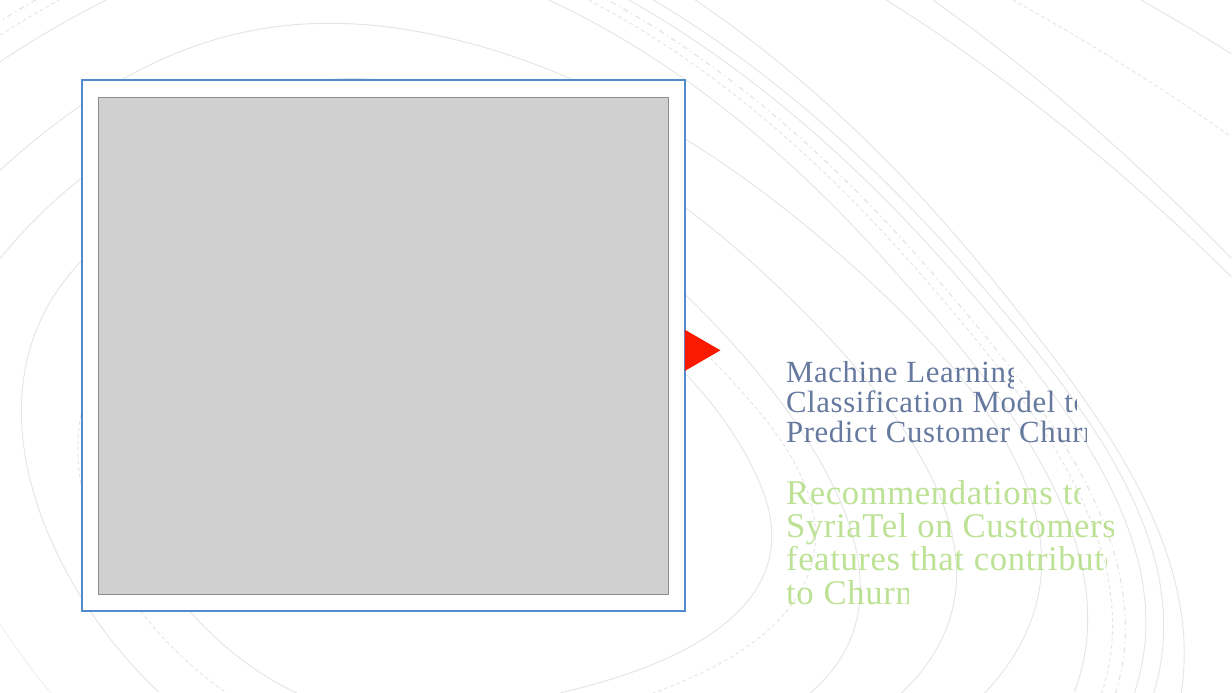
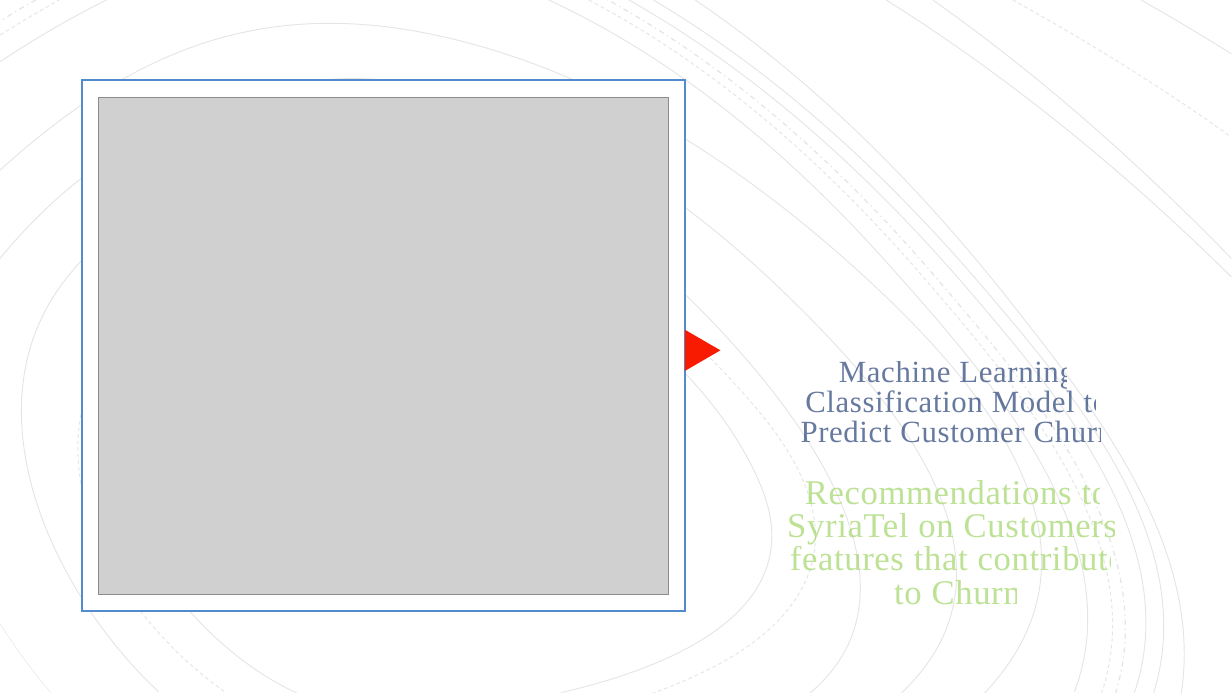
Before and after one commit to WambuiMunene/Phase-3-Project, a slide deck: slide 1 of Presentation.pptx. Drawn at 1232x693 pixels with LibreOffice and Linux fonts; fonts in the diff are those of the drawing; grey boxes stand for pictures. Boxes give left, top, right and bottom in pixels: in the first picture for what was removed or moved away, otherwise in the second. Text is boxed around its words. In the diff, an @@ line names an element or a change of style, - is before the commit and + after.

```diff
--- a/Presentation.pptx
+++ b/Presentation.pptx
@@ title "Machine Learning Classification Model to ..." at (787,361,1129,604): alignment left to centre @@
```
Also in this commit, not shown: 8 other slides changed, 1 other file.
